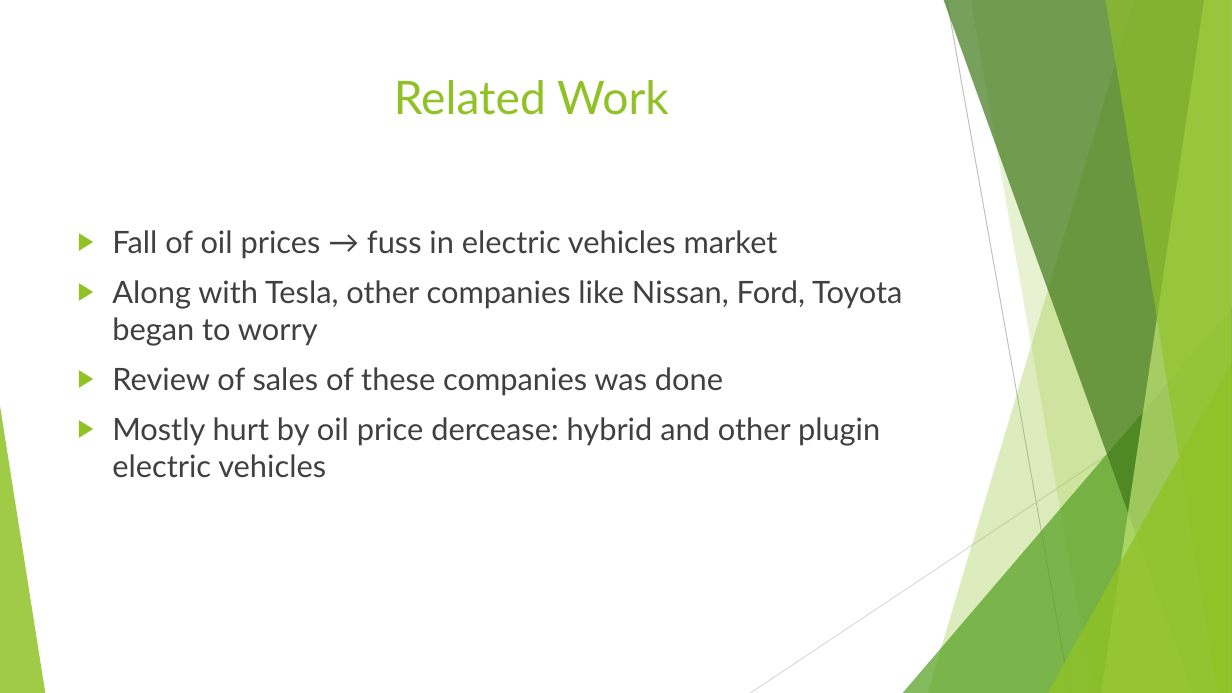
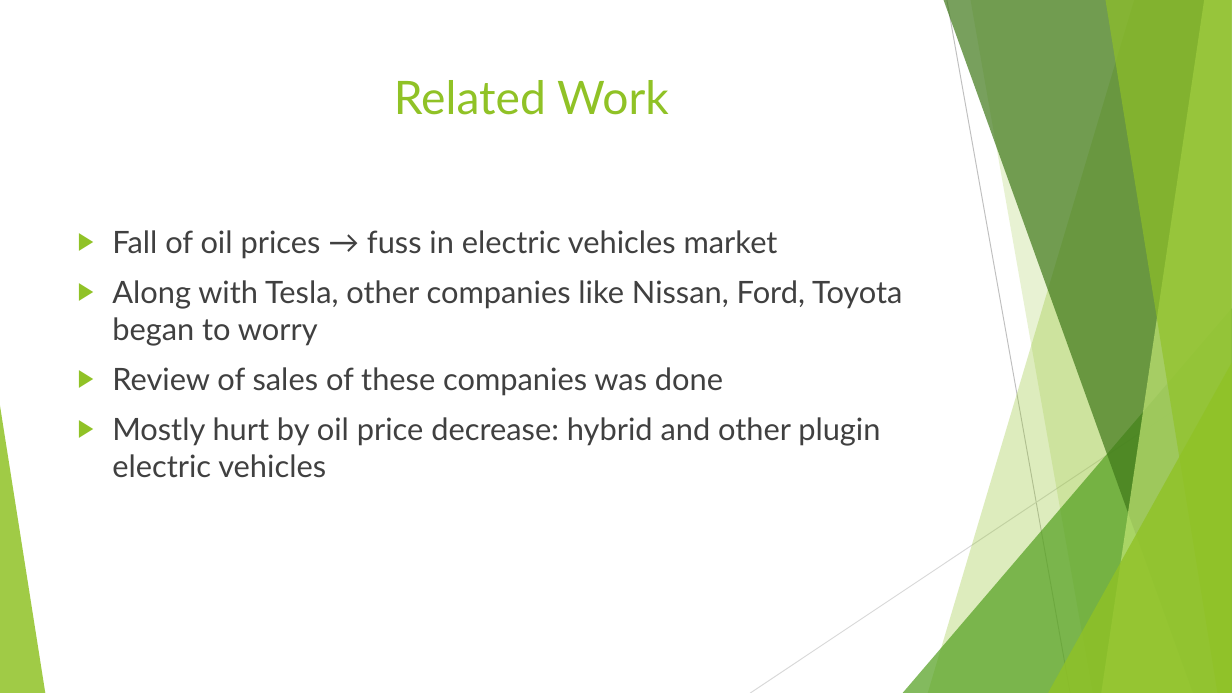
Before and after one commit to sonamgupta1105/Tesla_Analytics, a slide deck: slide 4 of finalPptTesla.pptx. Drawn at 1232x693 pixels with LibreOffice and Linux fonts; fonts in the diff are those of the drawing. Boxes give left, top, right and bottom in pixels: in the first picture for what was removed or moved away, otherwise in the second. Text is boxed around its words. In the diff, an @@ line names an element or a change of style, - is before the commit and + after.

```diff
--- a/finalPptTesla.pptx
+++ b/finalPptTesla.pptx
@@ text at box(112, 417, 880, 478): text changed @@
-▶ Mostly hurt by oil price dercease: hybrid and other plugin electric vehicles
+▶ Mostly hurt by oil price decrease: hybrid and other plugin electric vehicles
```
Also in this commit, not shown: 8 other slides changed.
